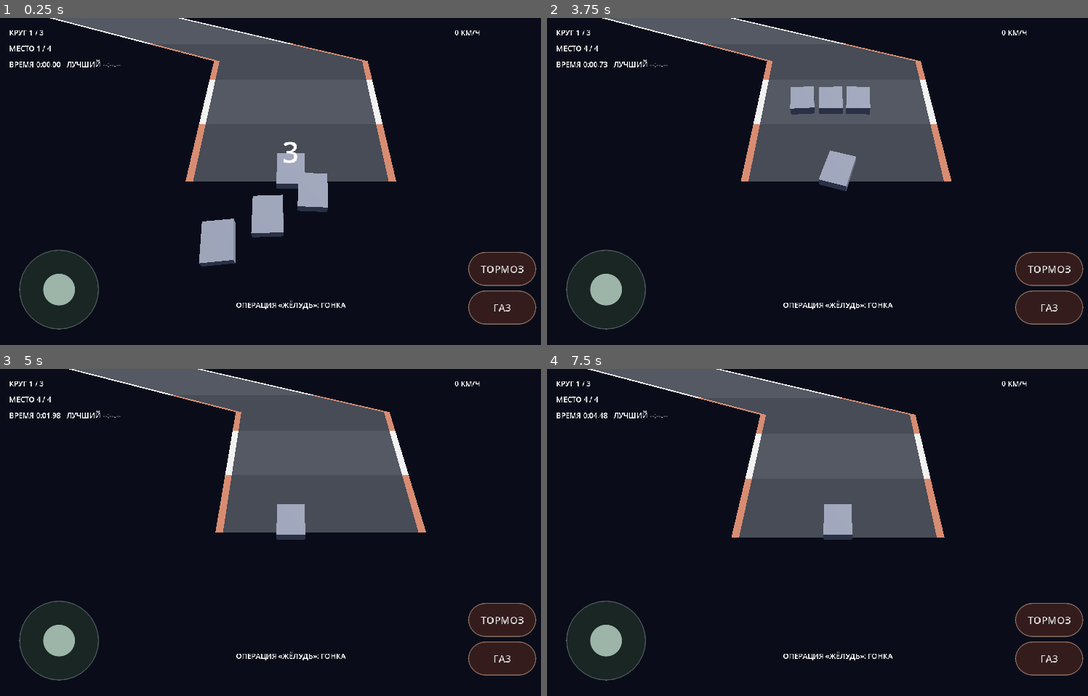
Above: before the commit, frames 1-4 (two rows, left to right).
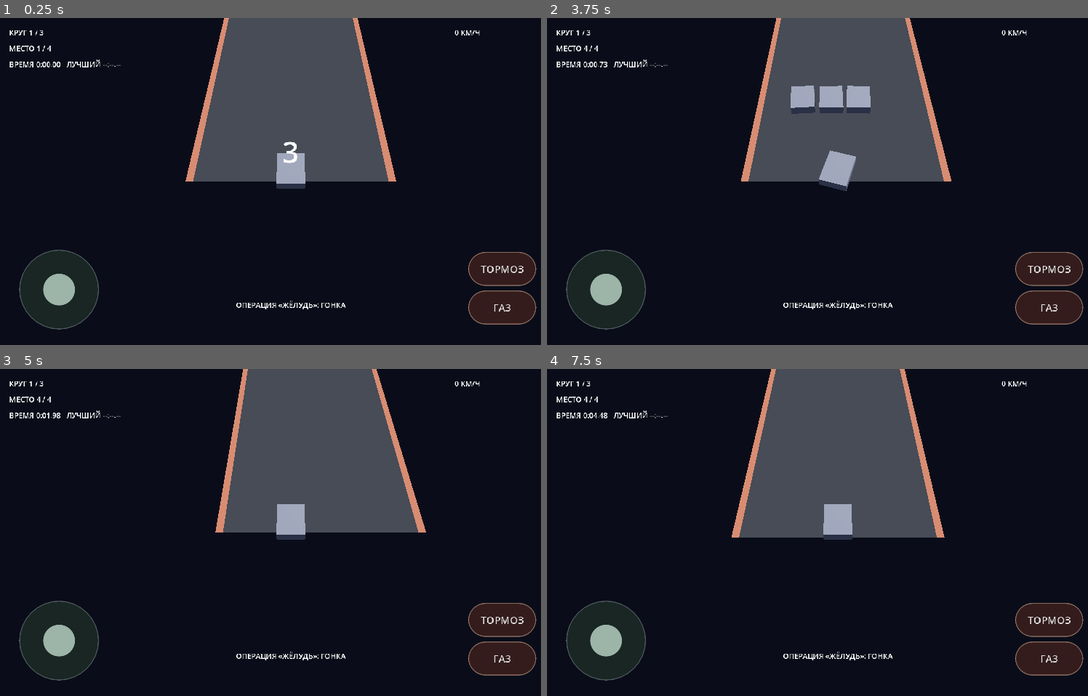
Above: after the commit, the same moments.

Repository: masterofmagic234/Arkon
Game: Godot game, scene res://scenes/level2.tscn
Two runs of this game, one before a commit and one after it. Both use one fixed random seed, a clock stepped at 60 frames per second and the inputs below. This scene is started directly instead of the project's main scene.
Inputs (mouse positions are in pixels of both pictures, inside the frame that each line leads up to):
- Up to frame 1 (0.25 s): no input
- Up to frame 2 (3.75 s): click "ТОРМОЗ" at 0.5 s; click "ГАЗ" at 1.25 s; tap Enter at 2 s; move the mouse to (963, 165) at 2.02 s; hold D (race_right) 2.03-2.75 s; click (963, 165) at 2.17 s; tap Space at 2.75 s; drag from (720, 197) to (806, 246) at 2.77 s; move the mouse to (898, 109) at 3.52 s; hold D (race_right) from 3.53 s (still down)
- Up to frame 3 (5 s): release D (race_right) at 4.25 s; drag from (259, 597) to (119, 483) at 4.27 s
- Up to frame 4 (7.5 s): tap Enter at 5, 7.25 s; move the mouse to (1012, 581) at 5.02 s; hold A (race_left) 5.03-5.75 s; drag from (666, 483) to (752, 450) at 5.77 s; tap Space at 6.5 s; move the mouse to (866, 532) at 6.52 s; hold S (race_brake) 6.53-7.25 s; click (866, 532) at 6.67 s; drag from (752, 450) to (720, 548) at 7.27 s

The runs differ from the first frame. In frame 1, 6.8% of the frame differs, in the area x 9-71%, y 0-76%; in frame 2, 4.7%; in frame 3, 4.6%; in frame 4, 5.0%.

Commit message:
Extend Level 2 segment length for 90s laps

Diff:
--- a/scripts/race_level_data.gd
+++ b/scripts/race_level_data.gd
@@ -2,7 +2,7 @@
 
 # Level 2 — ACORN GRAND PRIX. Все константы тюнинга здесь.
 
-const SEGMENT_HEIGHT := 1.8
+const SEGMENT_HEIGHT := 50.0
 const ROAD_WIDTH := 9.0
 const LANE_OFFSETS := [-2.7, -0.9, 0.9, 2.7]
 
